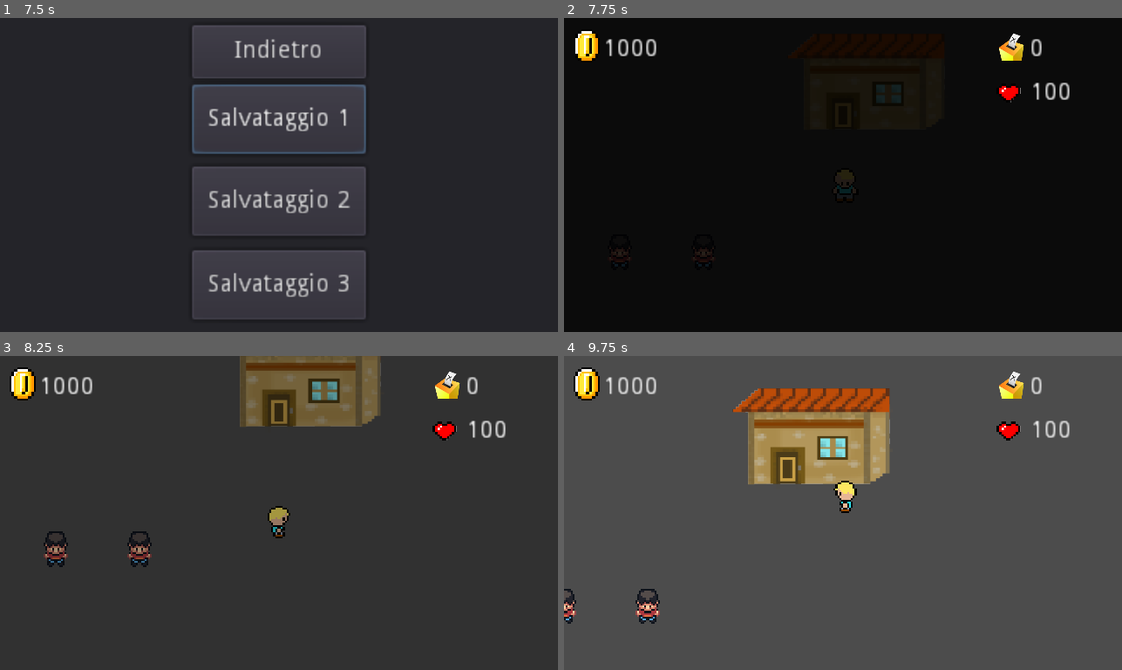
Above: before the commit, frames 1-4 (two rows, left to right).
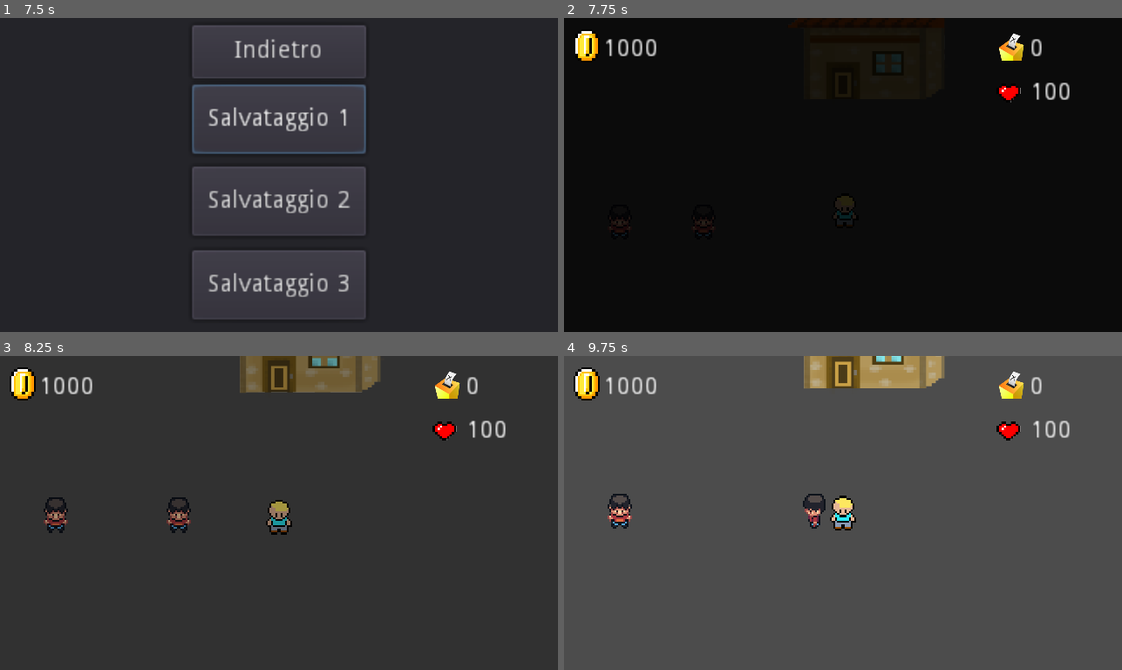
Above: after the commit, the same moments.

Repository: Fra866/ResPublica
Game: Godot game, scene res://Start.tscn
Same seed, same stepped clock (60 frames per second), same inputs: the game is played once before the commit and once after it.
Inputs:
- Up to frame 1 (7.5 s): click "Nuovo gioco" at 0.5 s; click "Salvataggio 1" at 1.25 s; click "Yes" at 2 s; click "No" at 2.75 s; click "Carica partita" at 3.5 s; click "Salvataggio 2" at 4.25 s; click "Salvataggio 3" at 5 s; click "Indietro" at 5.75 s; tap Enter (ui_accept) at 6.5, 6.77, 6.8, 7.07, 7.35 s; hold Right (ui_right) 6.53-7.28 s; tap End (ui_end) at 6.6 s; hold Down (ui_down) from 7.28 s (still down)
- Up to frame 2 (7.75 s): keep holding Down (ui_down); tap Enter (ui_accept) at 7.52 s; tap End (ui_end) at 7.55 s
- Up to frame 3 (8.25 s): tap Enter (ui_accept) at 7.82 s; release Down (ui_down) at 8.03 s; hold Right (ui_right) from 8.03 s (still down); tap End (ui_end) at 8.1 s
- Up to frame 4 (9.75 s): tap Enter (ui_accept) at 8.3, 9.02, 9.32, 9.6 s; release Right (ui_right) at 8.78 s; hold Up (ui_up) 8.78-9.53 s; tap End (ui_end) at 8.85 s; hold Left (ui_left) from 9.53 s (still down)

Frame 1 is identical in both runs. In frame 2, 0.4% of the frame differs, in the area x 8-61%, y 11-77%; in frame 3, 5.7%; in frame 4, 12%, in the area x 0-69%, y 0-86%.
Error in both runs: Invalid set index 'save_file' (on base: 'Nil') with value of type 'Resource (saved.gd)'. (res://Start.gd:88)

Commit message:
Menu Buttons

Diff:
--- a/Player/Player.gd
+++ b/Player/Player.gd
@@ -21,6 +21,7 @@
 onready var ui = get_node(NodePath('/root/SceneManager/UI'))
 onready var cutscene_activator
 
+onready var p_name = scenemanager.save_file.name
 
 enum PlayerState { IDLE, RUNNING, TURNING, IN_PAUSE }
 enum FacingDirection { LEFT, UP, RIGHT, DOWN }
--- a/SaveMenu.gd
+++ b/SaveMenu.gd
@@ -24,9 +24,9 @@
 
 
 func priority_to_player():
-	print('Priority to P1')
+#	print('Priority to P1')
 	self.visible = false
-	state = 1
+#	state = 1
 
 
 func _process(_delta):
@@ -48,6 +48,7 @@
 	file_save.take_over_path(scene_manager.save_file.get_path())
 
 	if player:
+		file_save.name = player.p_name
 		file_save.player_pos = player.position
 		file_save.slogans = menu.slogan_list
 		file_save.objects = menu.object_list
--- a/Saved/save01.tres
+++ b/Saved/save01.tres
@@ -12,13 +12,13 @@
 
 [resource]
 script = ExtResource( 1 )
-name = ""
+name = "Umberto"
 slogans = [  ]
 objects = [  ]
 voters = [  ]
 ended_cutscenes = [  ]
 current_scene = ExtResource( 3 )
 player_party = SubResource( 1 )
-player_pos = Vector2( 80, 32 )
+player_pos = Vector2( 80, 64 )
 money = 1000
 votes = 0
--- a/Scenes/InitialCutscene.tscn
+++ b/Scenes/InitialCutscene.tscn
@@ -6,7 +6,7 @@
 
 [node name="InitialCutscene" type="Node2D"]
 script = ExtResource( 1 )
-list_texts = [ "Tanti anni fa', l'Italia viveva in pace ed armonia", "Ma tutto cambiò quando la nazione del fuoco decise di attaccare", "Solo il Veltro potrà fermare la crisi e salvare il Bel Paese." ]
+list_texts = [ "LoremIpsum" ]
 
 [node name="Background" type="ColorRect" parent="."]
 margin_right = 320.0
--- a/Scenes/Menu.gd
+++ b/Scenes/Menu.gd
@@ -37,6 +37,7 @@
 onready var current_object_desc = $MenuLayers/Objects/DescriptionDisplayer/Background/InnerBackground/Text
 onready var current_voter_mafia_desc = $MenuLayers/Mafia/DescriptionDisplayer/Background/InnerBackground/Text
 
+
 onready var ui = get_node("/root/SceneManager/UI")
 
 onready var player = get_node(NodePath('..')).find_node('Player')
@@ -50,7 +51,7 @@
 onready var current_slog
 onready var current_object
 
-enum MENU_STATE {PARTY, MAFIA, SLOGANS, OBJECTS}
+enum MENU_STATE {SLOGANS, OBJECTS, PARTY, MAFIA}
 var menu_state: int = 4
 
 var menu_main: bool = false
@@ -64,12 +65,23 @@
 onready var object_list: Array = []
 onready var voter_list: Array = []
 
+onready var i=0
+onready var buttons = [
+	$MenuLayers/MainMenu/Control/RichTextLabel,
+	$MenuLayers/MainMenu/Control/RichTextLabel2,
+	$MenuLayers/MainMenu/Control/RichTextLabel3,
+	$MenuLayers/MainMenu/Control/RichTextLabel4
+]
+
+onready var name_text = $MenuLayers/MainMenu/Control/Name
 
 func _ready():
 	screentransition.connect("new_main_scene", self, "new_p")
 	no_slog_text.visible = false
 
 	var save_file = screentransition.save_file
+	name_text.text = save_file.name
+
 	party = save_file.player_party
 
 	for slogan_res in save_file.slogans:
@@ -147,40 +159,49 @@
 
 
 	if menu_main:
+		buttons[i].grab_focus()
 		visible = true
+
+		slogan_container.visible = false
+		objects_container.visible = false
+		voters_container.visible = false
+		mafia_container.visible = false
+
 		if Input.is_action_just_pressed("ui_down"):
-			if sprite.frame != 3:
-				sprite.frame += 1
+			if i != 3:
+				i += 1
 		if Input.is_action_just_pressed("ui_up"):
-			if sprite.frame != 0:
-				sprite.frame -= 1
+			if i != 0:
+				i -= 1
 		if Input.is_action_just_pressed("ui_accept"):
-			to_menu(menus[sprite.frame])
-			match sprite.frame:
+			to_menu(menus[i])
+			match menu_state:
 				0:
+					priority_to_slogans()
+				1:
+					priority_to_objects()
+				2:
 					priority_to_party_options()
-				1:
+				3:
 					priority_to_mafia()
-				2:
-					priority_to_slogans()
-				3:
-					priority_to_objects()
-
-
 	if Input.is_action_just_pressed("ui_end") and menu_state < len(menus):
 		to_main(menus[menu_state])
 
 
 func to_menu(dest: Node):
+	print('to_menu')
 	menu_main = false
 	dest.visible = true
-	menu_state = sprite.frame
+	menu_state = i
 
 
 func to_main(src: Node):
+	print('to_main')
 	menu_main = true
 	src.visible = false
 	menu_state = 4
+
+	print(src, ": ", src.visible)
 
 
 func priority_to_party_options():
@@ -189,6 +210,7 @@
 	if party:
 		political_compass_party.set_main_pointer(party.political_pos.x, -party.political_pos.y)
 		political_compass_party.show_damage_area(false)
+
 
 func priority_to_objects():
 	political_compass_slog.visibility(false)
--- a/Scenes/Menu.tscn
+++ b/Scenes/Menu.tscn
@@ -1,10 +1,12 @@
-[gd_scene load_steps=5 format=2]
+[gd_scene load_steps=6 format=2]
 
 [ext_resource path="res://Images/menu.png" type="Texture" id=1]
 [ext_resource path="res://Scenes/Menu.gd" type="Script" id=2]
 [ext_resource path="res://Images/sloganmenu.png" type="Texture" id=3]
 [ext_resource path="res://Scenes/PoliticalCompass.tscn" type="PackedScene" id=4]
 
+[sub_resource type="Theme" id=1]
+
 [node name="Menu" type="Node2D"]
 script = ExtResource( 2 )
 
@@ -26,53 +28,48 @@
 "_edit_use_anchors_": false
 }
 
-[node name="RichTextLabel" type="RichTextLabel" parent="MenuLayers/MainMenu/Control"]
+[node name="RichTextLabel" type="Button" parent="MenuLayers/MainMenu/Control"]
 margin_left = 16.0
 margin_top = 32.0
 margin_right = 112.0
 margin_bottom = 56.0
-text = "Partito"
-__meta__ = {
-"_edit_use_anchors_": false
-}
-
-[node name="RichTextLabel2" type="RichTextLabel" parent="MenuLayers/MainMenu/Control"]
+theme = SubResource( 1 )
+text = "Slogans"
+__meta__ = {
+"_edit_use_anchors_": false
+}
+
+[node name="RichTextLabel2" type="Button" parent="MenuLayers/MainMenu/Control"]
 margin_left = 16.0
 margin_top = 62.0
 margin_right = 112.0
 margin_bottom = 80.0
-text = "Mafiometro"
-__meta__ = {
-"_edit_use_anchors_": false
-}
-
-[node name="RichTextLabel3" type="RichTextLabel" parent="MenuLayers/MainMenu/Control"]
+theme = SubResource( 1 )
+text = "Oggetti"
+
+[node name="RichTextLabel3" type="Button" parent="MenuLayers/MainMenu/Control"]
 margin_left = 16.0
 margin_top = 87.0
 margin_right = 112.0
 margin_bottom = 104.0
-text = "Slogans"
-__meta__ = {
-"_edit_use_anchors_": false
-}
-
-[node name="RichTextLabel4" type="RichTextLabel" parent="MenuLayers/MainMenu/Control"]
+theme = SubResource( 1 )
+text = "Partito"
+
+[node name="RichTextLabel4" type="Button" parent="MenuLayers/MainMenu/Control"]
 margin_left = 16.0
 margin_top = 112.0
 margin_right = 112.0
 margin_bottom = 128.0
-text = "Oggetti"
-__meta__ = {
-"_edit_use_anchors_": false
-}
+theme = SubResource( 1 )
+text = "Mafiometro"
 
 [node name="Name" type="RichTextLabel" parent="MenuLayers/MainMenu/Control"]
 anchor_left = 0.625
 anchor_top = 0.775
 anchor_right = 1.0
 anchor_bottom = 0.875
-margin_top = -7.62939e-06
-margin_bottom = -1.52588e-05
+margin_top = 3.99999
+margin_bottom = 3.99998
 
 [node name="Slogans" type="Control" parent="MenuLayers"]
 visible = false
Not shown, added: Assets/Fonts/Noto_Sans_TC/OFL.txt
Binary file added: Assets/Fonts/paul-font/Paul-le1V.ttf
Binary file added: Gugi-Regular.ttf
Not shown, added: Assets/Fonts/Noto_Sans_TC/NotoSansTC-Black.otf
Not shown, added: Assets/Fonts/Noto_Sans_TC/NotoSansTC-Bold.otf
Not shown, added: Assets/Fonts/Noto_Sans_TC/NotoSansTC-Light.otf
Not shown, added: Assets/Fonts/Noto_Sans_TC/NotoSansTC-Medium.otf
Not shown, added: Assets/Fonts/Noto_Sans_TC/NotoSansTC-Regular.otf
Not shown, added: Assets/Fonts/Noto_Sans_TC/NotoSansTC-Thin.otf
